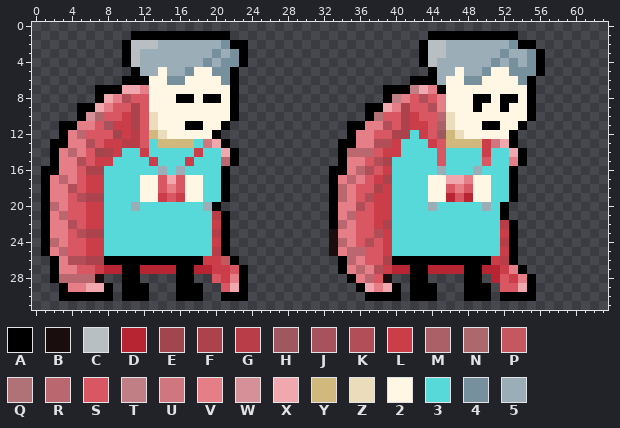
Two states of a pixel-art sprite, assets/grandmas/Pearl_Martinez.png. Above is the file before it was changed.
The file is 64x32 pixels. Colours within 5 levels of each other are drawn and written as one.
Palette (. is transparent): A #000000  B #190d0e  C #b8bec2  D #b82532  E #a2464e  F #ac424c  G #b93d49  H #9f585f  J #a7525d  K #b24e58  L #cc3d4a  M #ab5f66  N #ad686e  P #c55761  Q #b07177  R #ba676f  S #d95763  T #c07f85  U #cf767e  V #e67e88  W #d59197  X #f0a8ae  Y #d1b87d  Z #ebddbc  2 #fff7e4  3 #57d9d9  4 #77909e  5 #9badb7
Now the later version:
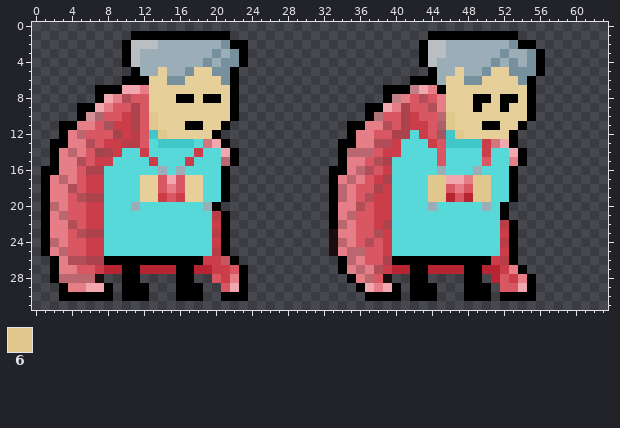
Colours new in this view: 6 #e0c78c
From old to new:
Colour 2 changes from #fff7e4 to #e6cf98.
Colour Y changes from #d1b87d to #41c7c7.
Colour 2 becomes colour 6 in rows 17 to 19 at x 44 to 45 and 49 to 50.
Colour Z becomes colour 6 in rows 10 to 11 at x 13 and 46; in row 12 at x 14 and 47.
Boxes around the changes in both pictures, in picture pixels (x1, y1, x2, y2):
changed: (140, 67, 230, 202)
changed: (428, 67, 527, 202)
